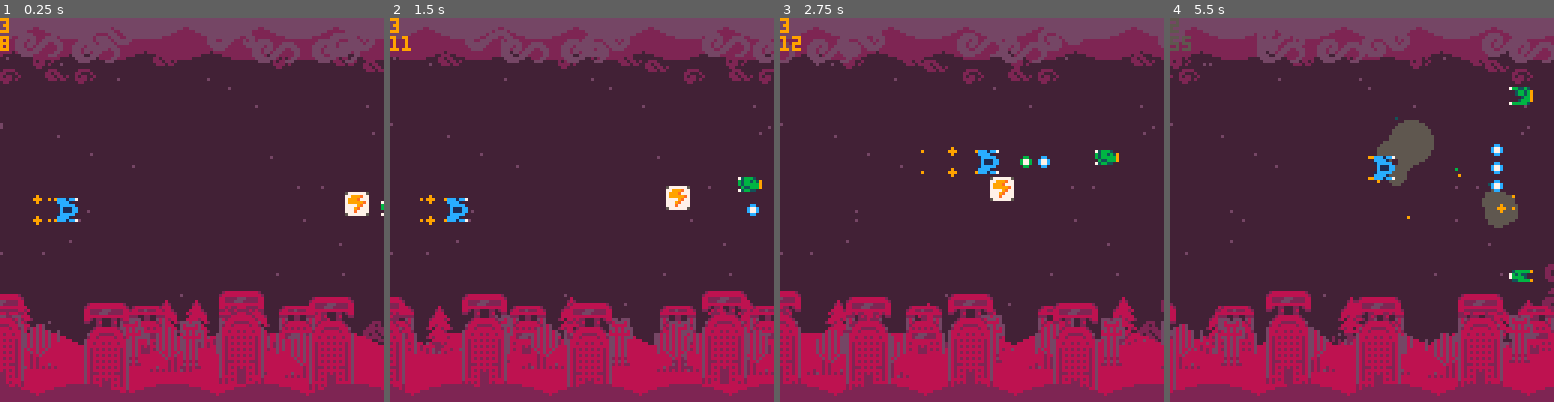
Above: before the commit, frames 1-4 (left to right).
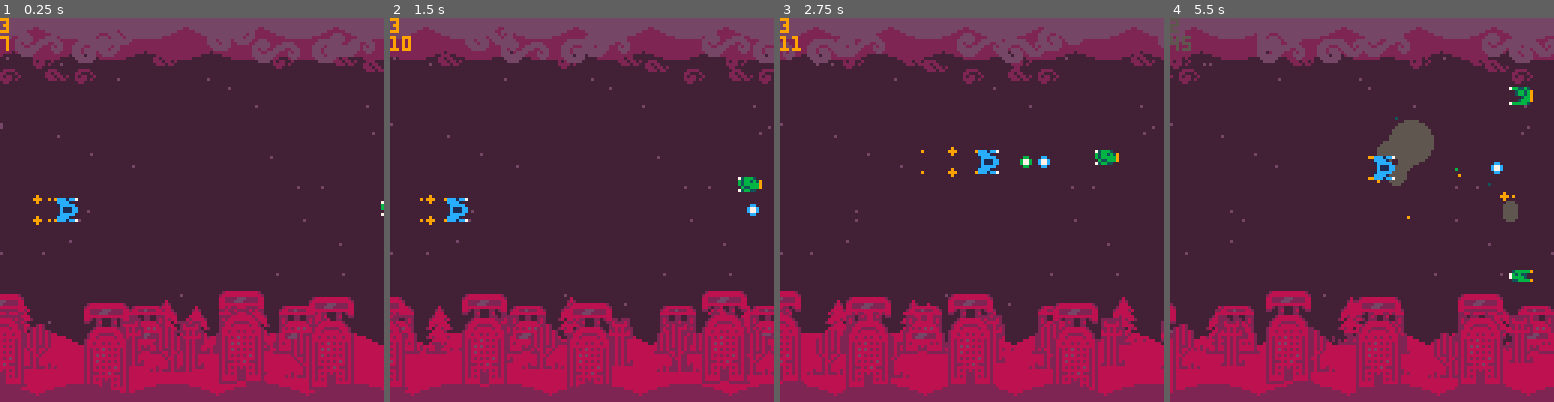
Above: after the commit, the same moments.

Repository: Sarah-Duck/toxic-invaders
Game: PICO-8 cartridge pico-bhell.p8
The game is run twice, just before and just after one commit, with the same random seed, the same clock (stepped at 60 frames per second) and the same inputs.
Inputs:
- Up to frame 1 (0.25 s): no input
- Up to frame 2 (1.5 s): tap O (Z key) at 0.7 s
- Up to frame 3 (2.75 s): hold Right 1.6-2.1 s; tap O (Z key) at 1.7, 2.1, 2.5 s; hold Up 2.15-2.42 s; hold Right from 2.47 s (still down)
- Up to frame 4 (5.5 s): tap O (Z key) every 0.4 s from 2.9 to 5.3 s; release Right at 3.03 s; hold Left 3.08-3.58 s; hold Down 3.63-3.97 s; hold Right 4.02-4.68 s; hold Up 4.73-5.03 s; hold Left from 5.08 s (still down)

The runs differ from the first frame. In frame 1, 4.5% of the frame differs, in the area x 0-100%, y 2-97%; in frame 2, 4.2%; in frame 3, 4.1%; in frame 4, 4.8%, in the area x 0-100%, y 3-97%.

Commit message:
updated ringed planet and other sprites + adjusted wall crawl sprite placement

Diff:
--- a/background.lua
+++ b/background.lua
@@ -42,8 +42,15 @@
 
     --ringed planet
     palt(0,false)
-    spr(201,130-t(),76,7,3)
-    spr(249,122-t(),100,7,1)
+        spr(194,160-t(),50,4,2)
+        spr(199,200-t(),50,2,2)
+        spr(214,192-t(),58,1,1)
+        spr(201,160-t(),66,6,2)
+        spr(207,208-t(),66,1,1)
+        spr(235,152-t(),82,1,1)
+        spr(237,168-t(),82,3,1)
+        spr(251,152-t(),90,4,1)
+        spr(255,192-t(),82,1,1)
     palt(0,true)
 
     --clouds
@@ -52,22 +59,22 @@
     --sprites
     --small clouds
     scrollingsprite(198, 20, 10, 1, 1, 28)
-    scrollingsprite(214, 60, 10, 1, 1, 28)
+    scrollingsprite(236, 60, 10, 1, 1, 28)
     scrollingsprite(198, 100, 10, 1, 1, 28)
-    scrollingsprite(214, 120, 10, 1, 1, 28)
-    scrollingsprite(214, 130, 12, 1, 1, 29)
+    scrollingsprite(236, 120, 10, 1, 1, 28)
+    scrollingsprite(236, 130, 12, 1, 1, 29)
     scrollingsprite(198, 145, 15, 1, 1, 30)
-    scrollingsprite(214, 160, 15, 1, 1, 30)
+    scrollingsprite(236, 160, 15, 1, 1, 30)
     scrollingsprite(198, 170, 15, 1, 1, 30)
 
     --large clouds
-    scrollingsprite(196, 40, 3, 2, 1, 35)
-    scrollingsprite(194, 80, 3, 2, 1, 35)
-    scrollingsprite(212, 120, 5, 2, 1, 36)
-    scrollingsprite(210, 160, 5, 2, 1, 36)
-    scrollingsprite(210, 180, 7, 2, 1, 38)
-    scrollingsprite(210, 240, 7, 2, 1, 38)
-    scrollingsprite(210, 260, 7, 2, 1, 38)
+    scrollingsprite(249, 40, 3, 2, 1, 35)
+    scrollingsprite(249, 80, 3, 2, 1, 35)
+    scrollingsprite(233, 120, 5, 2, 1, 36)
+    scrollingsprite(233, 160, 5, 2, 1, 36)
+    scrollingsprite(249, 180, 7, 2, 1, 38)
+    scrollingsprite(233, 240, 7, 2, 1, 38)
+    scrollingsprite(249, 260, 7, 2, 1, 38)
 
 
     camera((sin(shake+t())*shake)/2, (sin(shake+t()/2.1)*shake)/2)
@@ -77,7 +84,8 @@
     --pine trees
     scrollingsprite(231,20,77+16,2,2,72,true)
     scrollingsprite(231,70,78+16,2,2,72)
-    scrollingsprite(231,80,78+16,2,2,72)
+    scrollingsprite(231,80,80+16,2,2,72)
+    scrollingsprite(231,95,78+16,2,2,72)
     scrollingsprite(231,100,79+16,2,2,72)
     scrollingsprite(231,120,80+16,2,2,72,true)
     --small buildings
--- a/enemies.lua
+++ b/enemies.lua
@@ -80,11 +80,11 @@
 function addwallshooter(x, shootup, health, speed)
     local enemy = {}
     enemy.x = x
-    enemy.y = 120
+    enemy.y = 119
     enemy.sprite = 60
     enemy.offset = rnd()
     if shootup then
-        enemy.y = 0
+        enemy.y = 1
         enemy.sprite = 44
     end
     enemy.w = 8
@@ -126,7 +126,7 @@
             enemy.shootcooldown = 0.08
             local vely = -1
             if shootup then vely = 1 end
-            addbullet(enemy.x-3, enemy.y, -speed, vely, true, 2)
+            addbullet(enemy.x, enemy.y, -speed, vely, true, 2)
         end
         if enemy.x < -8 then
             del(enemies, enemy)
--- a/pickups.lua
+++ b/pickups.lua
@@ -69,4 +69,4 @@
     add(obj, pickup)
 end
 
-addpickup(120, 60)
+-- addpickup(120, 60)
--- a/pico-bhell.p8
+++ b/pico-bhell.p8
@@ -1,6 +1,7 @@
 pico-8 cartridge // http://www.pico-8.com
-version 34
+version 35
 __lua__
+--toxic invaders
 --wip by chris & ribbon!
 
 #include objects.lua
@@ -150,7 +151,7 @@
 
 __gff__
 0000000000000000000000000000000000000000000000000000000000000000000000000000000000000000000000000000000000000000000000000000000000000000000000000000000000000000000000000000000000000000000000000000000000000000000000000000000000000000000000000000000000000000
-0000000000000000000000000000000000000000000000000000000000000000000000000000000000000000000000000000000000000000000000000000000000000000000000000000000000000000000000000000000000000000000000000000000000000000000000000000ff00000000000000000000000000000000ff
+0000000000000000000000000000000000000000000000000000000000000000000000000000000000000000000000000000000000000000000000000000000000000000000001000000000000000000000000000000000000000000000000010000000000000000000000000100000000000000000000000000000000000001
 
 
 
Not shown, changed: SKETCHES/sound fx index.txt
Not shown, changed: 64 lines of the sprite sheet (__gfx__) section of pico-bhell.p8
Not shown, changed: the music (__music__) section of pico-bhell.p8
